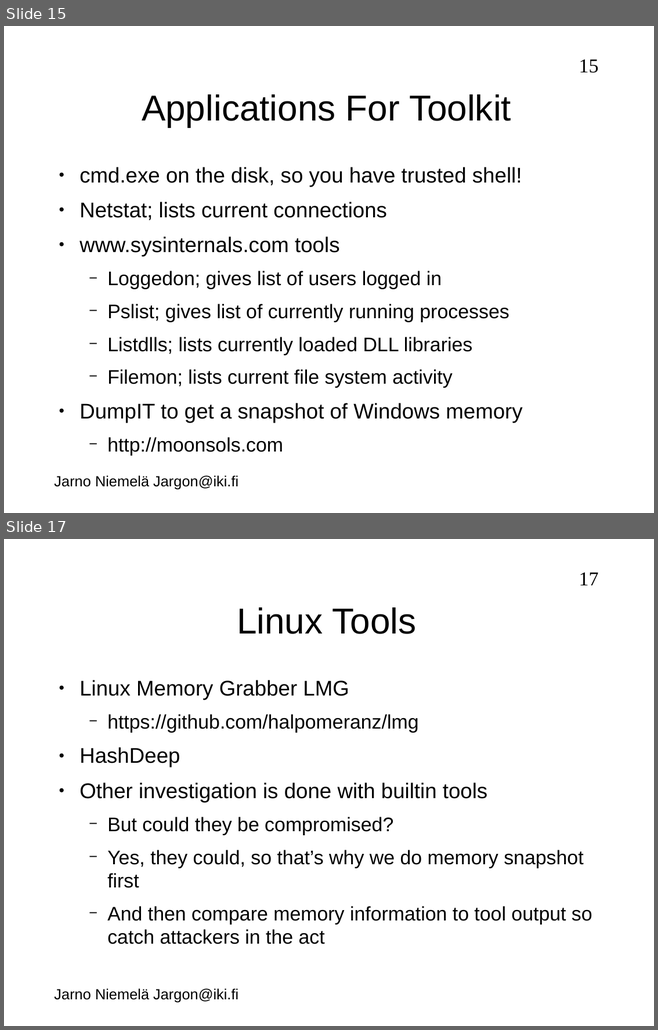
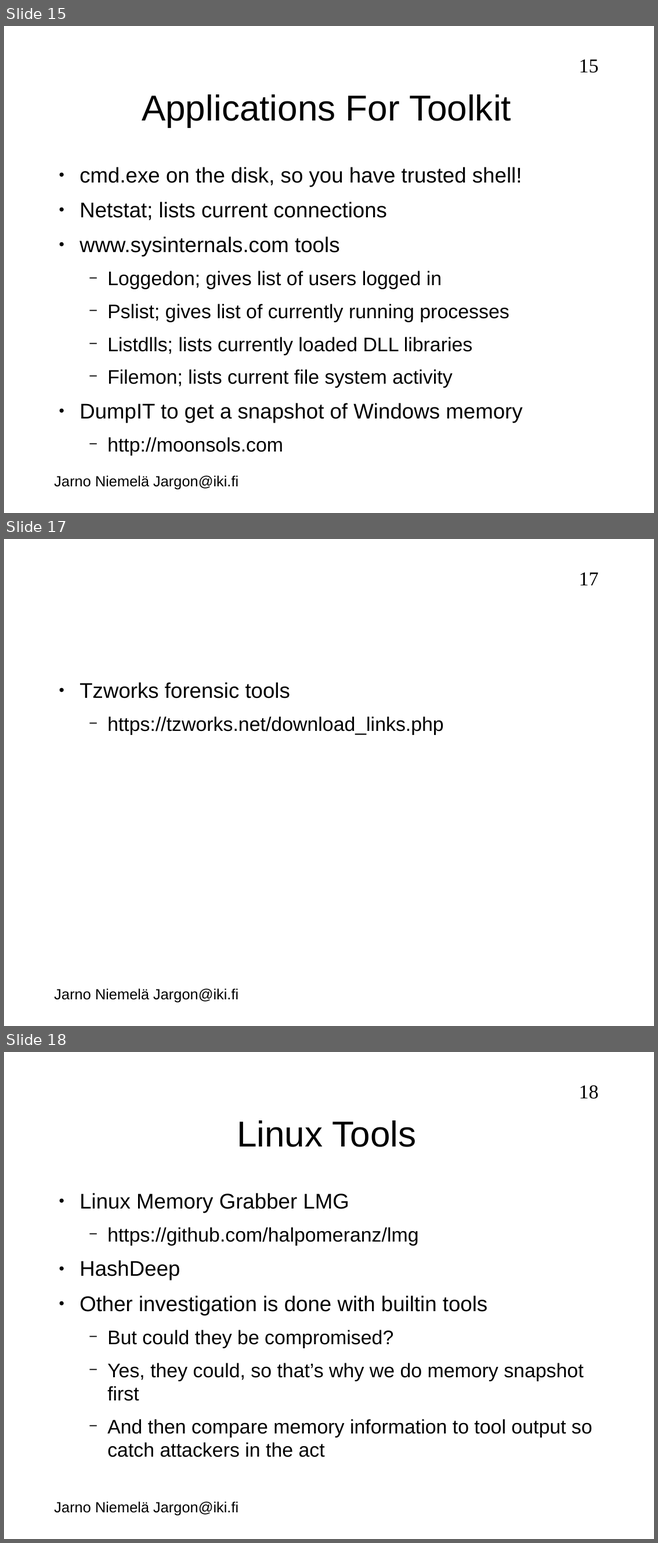
Before and after one commit to jarno-niemela/corporate_cyber_defence, a slide deck: Incident Response/IncidentResponse.odp. Shown one above the other, each under a label of ours: slides 15 and 17 before the commit, slides 15, 17 and 18 after it; the slides between them are not shown. The pictures are 658x1030 and 658x1543 pixels, drawn with LibreOffice and Linux fonts; fonts in the diff are those of the drawing; background and template pictures are left out. Boxes give left, top, right and bottom in pixels: in the first picture for what was removed or moved away, otherwise in the second. Text is boxed around its words. In the diff, an @@ line names an element or a change of style, - is before the commit and + after.

```diff
--- a/Incident Response/IncidentResponse.odp
+++ b/Incident Response/IncidentResponse.odp
@@ slide 17 added at <box>4,539,654,1026</box>, background #FFFFFF; not listed: 2 template elements that a slide beside it also shows @@
@@ text added at <box>79,682,444,735</box>, 24 pt, text #000000 @@
+● Tzworks forensic tools
+  − https://tzworks.net/download_links.php
@@ what was slide 17 is now slide 18 @@
@@ page number at <box>579,1085,598,1099</box>: text changed @@
-17
+18
```
Also in this commit, not shown: 8 slides changed, 1 slide removed.
